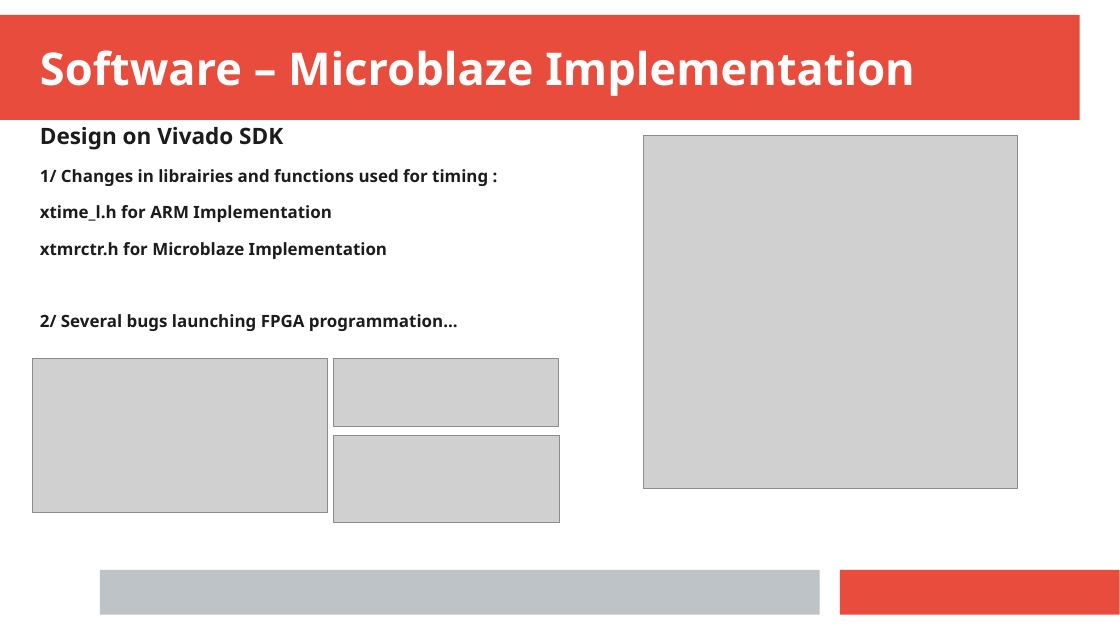
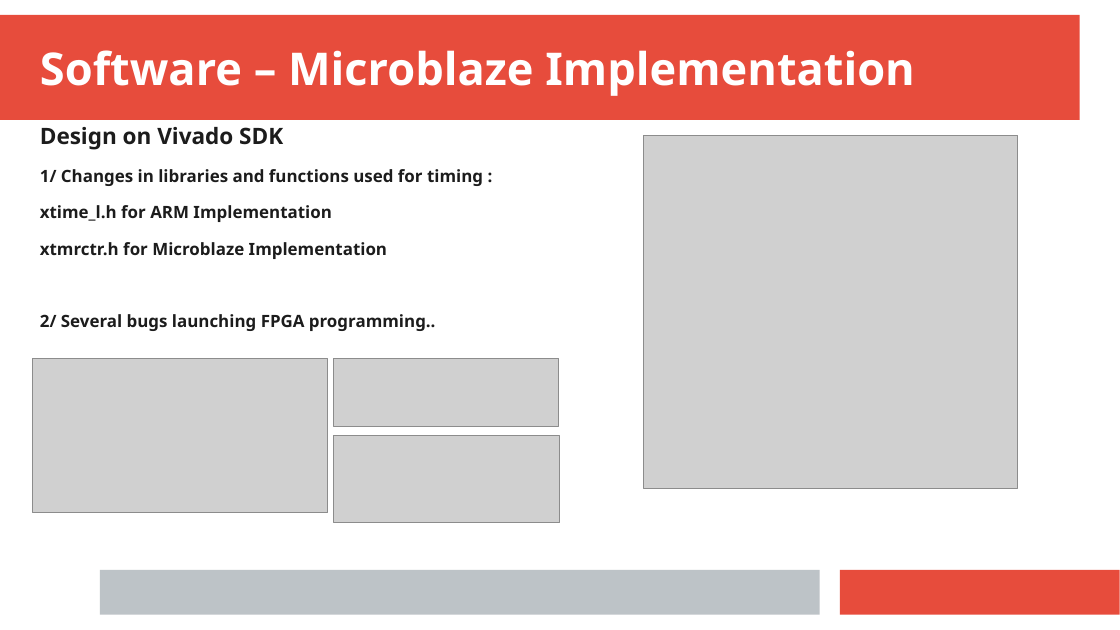
Before and after one commit to anisghaoui/A2, a slide deck: slide 11 of presentation_finale/prensent_A2_ghaoui.pptx (slide 9 before the commit). Drawn at 1120x630 pixels with LibreOffice and Linux fonts; fonts in the diff are those of the drawing; grey boxes stand for pictures. Boxes give left, top, right and bottom in pixels: in the first picture for what was removed or moved away, otherwise in the second. Text is boxed around its words. In the diff, an @@ line names an element or a change of style, - is before the commit and + after.

```diff
--- a/presentation_finale/prensent_A2_ghaoui.pptx
+++ b/presentation_finale/prensent_A2_ghaoui.pptx
@@ text at <box>40,169,483,186</box>: text changed @@
-1/ Changes in librairies and functions used for timing :
+1/ Changes in libraries and functions used for timing :
@@ text at <box>40,314,436,331</box>: text changed @@
-2/ Several bugs launching FPGA programmation...
+2/ Several bugs launching FPGA programming..
```
Also in this commit, not shown: 1 other slide changed, 1 slide added, 11 other files.
